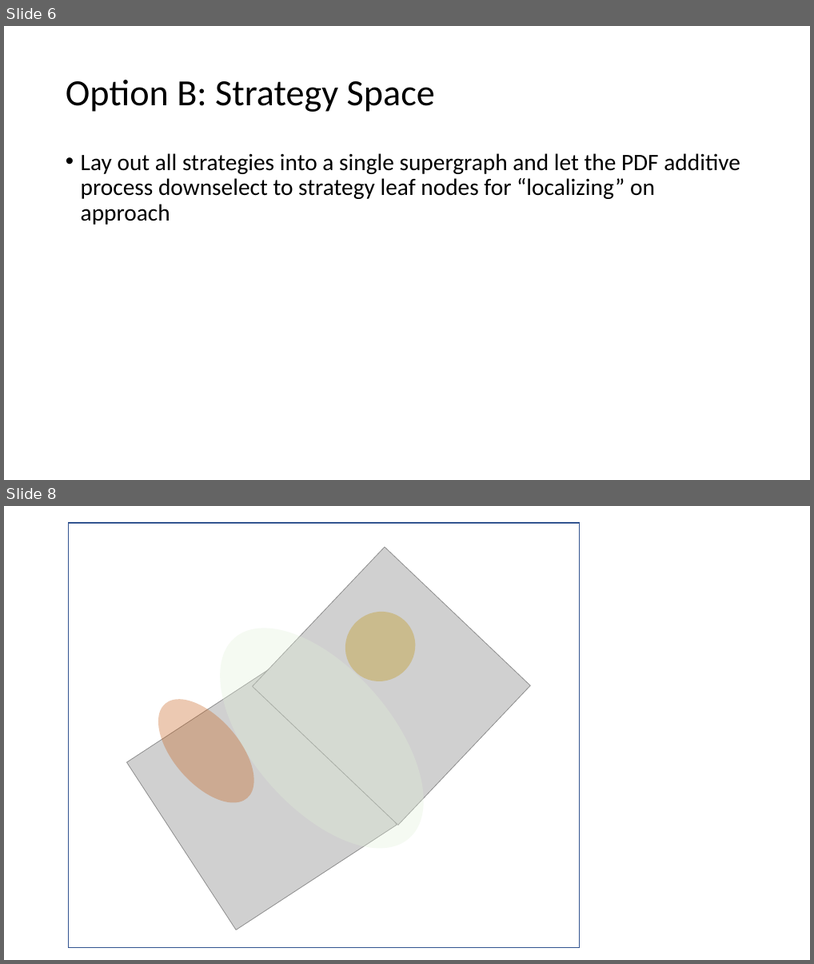
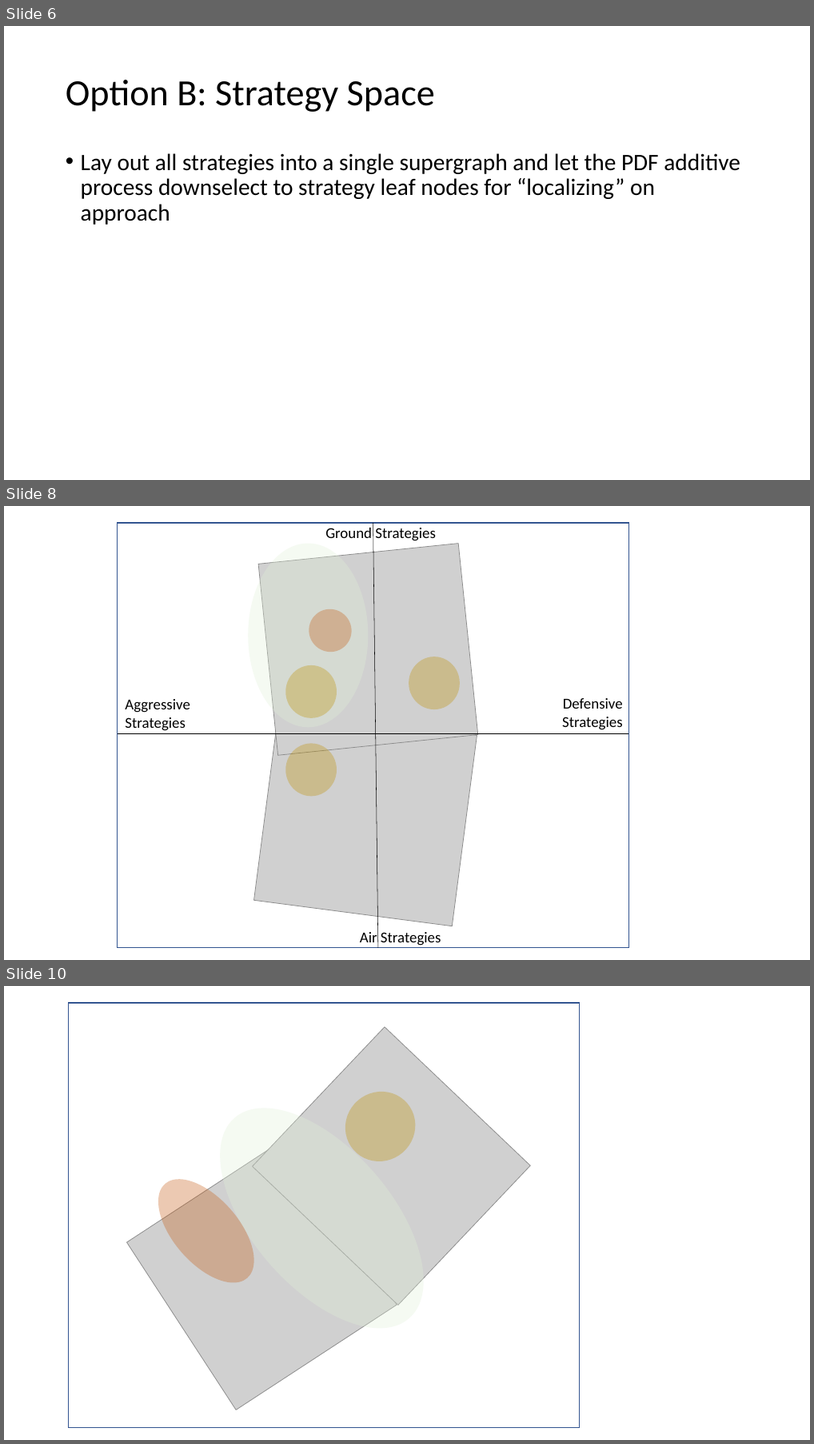
Before and after one commit to mikewkozak/IRE, a slide deck: Documentation/Architecture.pptx. Shown one above the other, each under a label of ours: slides 6 and 8 before the commit, slides 6, 8 and 10 after it; the slides between them are not shown. The pictures are 814x964 and 814x1444 pixels, drawn with LibreOffice and Linux fonts; fonts in the diff are those of the drawing; grey boxes stand for pictures. Boxes give left, top, right and bottom in pixels: in the first picture for what was removed or moved away, otherwise in the second. Text is boxed around its words. In the diff, an @@ line names an element or a change of style, - is before the commit and + after.

```diff
--- a/Documentation/Architecture.pptx
+++ b/Documentation/Architecture.pptx
@@ slide 8 added at bbox=[4, 506, 810, 960], background #FFFFFF @@
@@ rectangle added at bbox=[118, 523, 630, 948], outline #325491 1 pt @@
@@ text added at bbox=[326, 528, 436, 541], 18 pt, text #000000 @@
+Ground Strategies
@@ line added from (378, 948) to (374, 523), #000000 0.5 pt @@
@@ ellipse added at bbox=[249, 544, 369, 728], fill #E2F0D9 at 32% opacity @@
@@ picture added at bbox=[258, 544, 478, 756] @@
@@ ellipse added at bbox=[300, 600, 361, 660], fill #C55A11 at 32% opacity @@
@@ ellipse added at bbox=[286, 665, 337, 718], fill #BF9000 at 32% opacity @@
@@ ellipse added at bbox=[410, 656, 460, 709], fill #BF9000 at 32% opacity @@
@@ text added at bbox=[125, 699, 190, 731], 18 pt, text #000000 @@
+Aggressive Strategies
@@ picture added at bbox=[254, 709, 478, 926] @@
@@ text added at bbox=[562, 698, 623, 730], 18 pt, text #000000 @@
+Defensive Strategies
@@ line added from (118, 734) to (629, 734), #000000 0.5 pt @@
@@ ellipse added at bbox=[286, 743, 337, 796], fill #BF9000 at 32% opacity @@
@@ text added at bbox=[360, 932, 442, 945], 18 pt, text #000000 @@
+Air Strategies
@@ what was slide 8 is now slide 10 @@
```
Also in this commit, not shown: 1 slide changed, 2 other slides added, 1 other file.
